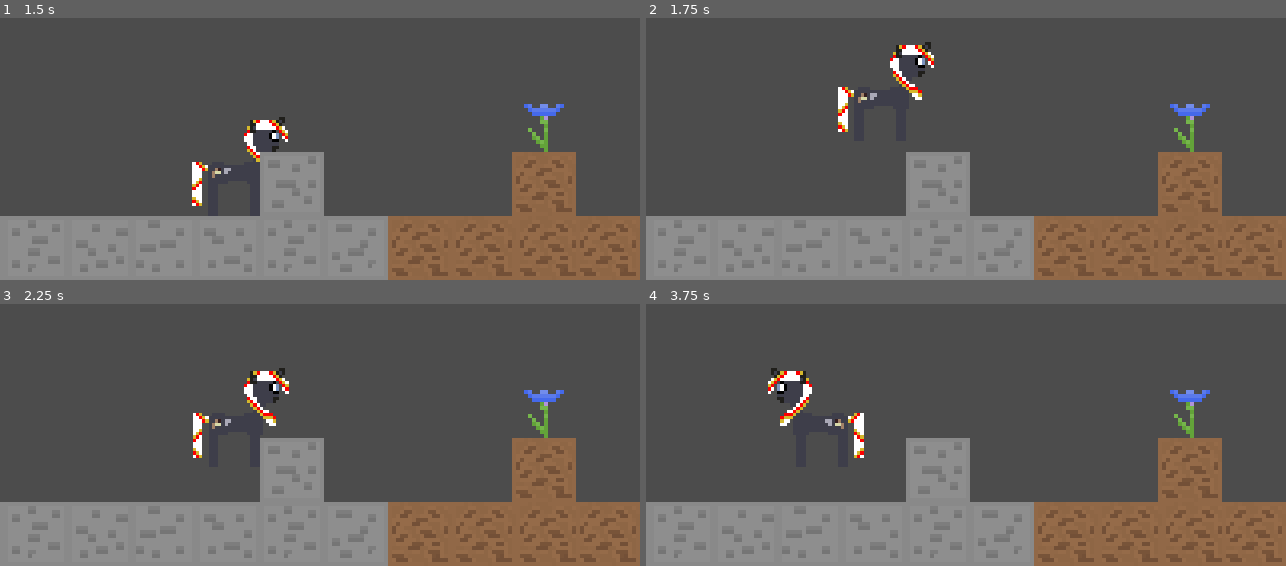
Above: before the commit, frames 1-4 (two rows, left to right).
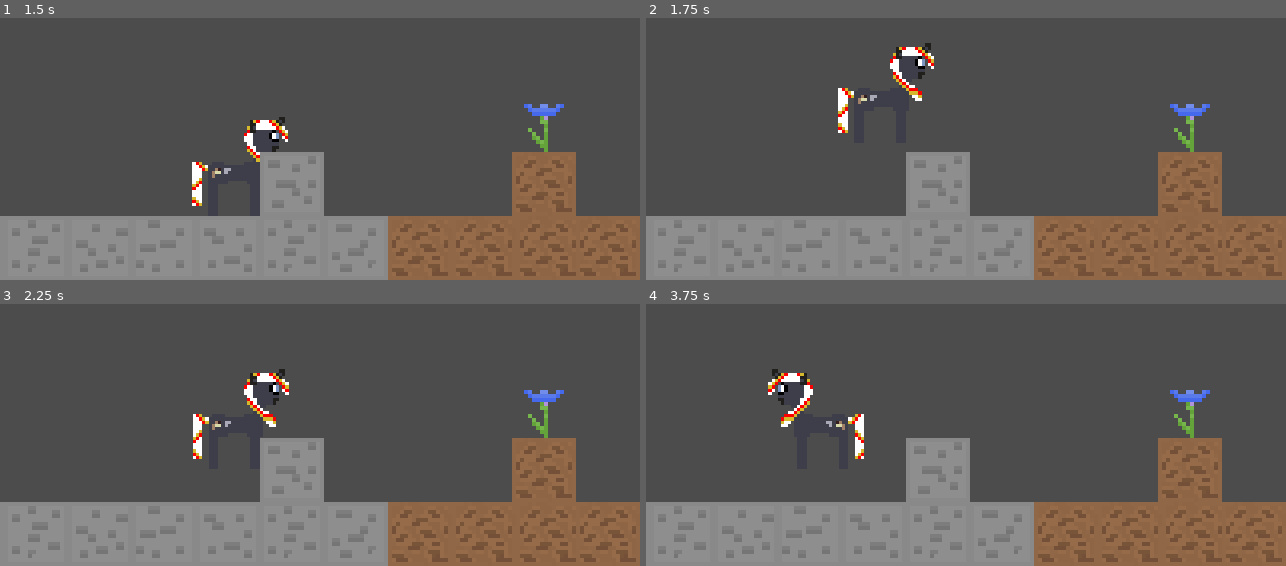
Above: after the commit, the same moments.

Repository: SilkRose/Roll-Pony-Game
Game: Godot game, scene res://World.tscn
The game is run twice, just before and just after one commit, with the same random seed, the same clock (stepped at 60 frames per second) and the same inputs.
Inputs:
- Up to frame 1 (1.5 s): hold Right (ui_right) 0.53-1.28 s; tap Space (jump) at 0.77 s; hold Down (ui_down) from 1.28 s (still down)
- Up to frame 2 (1.75 s): keep holding Down (ui_down); tap Space (jump) at 1.52 s
- Up to frame 3 (2.25 s): release Down (ui_down) at 2.03 s; hold Right (ui_right) from 2.03 s (still down)
- Up to frame 4 (3.75 s): release Right (ui_right) at 2.78 s; hold Up (ui_up) 2.78-3.53 s; tap Space (jump) at 3.02 s; hold Left (ui_left) from 3.53 s (still down)

Frame 1 is identical in both runs. In frame 2, 0.3% of the frame differs, in the area x 30-45%, y 9-44%; in frame 3, 0.3%; in frame 4, 0.5%, in the area x 19-35%, y 24-60%.

Commit message:
Make movement integer based

Diff:
--- a/Player.gd
+++ b/Player.gd
@@ -31,7 +31,7 @@
 
 	local_hold -= delta
 
-	print(velocity.y, on_ground)
+
 	if direction > 0:
 		sprite.flip_h = false
 		$CollisionPolygon2D.scale.x = 0.8
@@ -39,11 +39,11 @@
 		sprite.flip_h = true
 		$CollisionPolygon2D.scale.x = -0.8
 
-	velocity.x = move_toward(velocity.x, MAX_SPEED * direction, ACCELERATION * delta)
-	velocity.y = move_toward(velocity.y, max_fall_speed, gravity * delta)
+	velocity.x = int(move_toward(velocity.x, MAX_SPEED * direction, ACCELERATION * delta))
+	velocity.y = int(move_toward(velocity.y, max_fall_speed, gravity * delta))
 	#global_position.x += (velocity.x * delta)
 	#global_position.y += (velocity.y * delta)
-
+	print(velocity)
 	#if input_vector != Vector2.ZERO:
 		#velocity.x = velocity.move_toward(input_vector * MAX_SPEED, ACCELERATION * delta)
 	#else:
